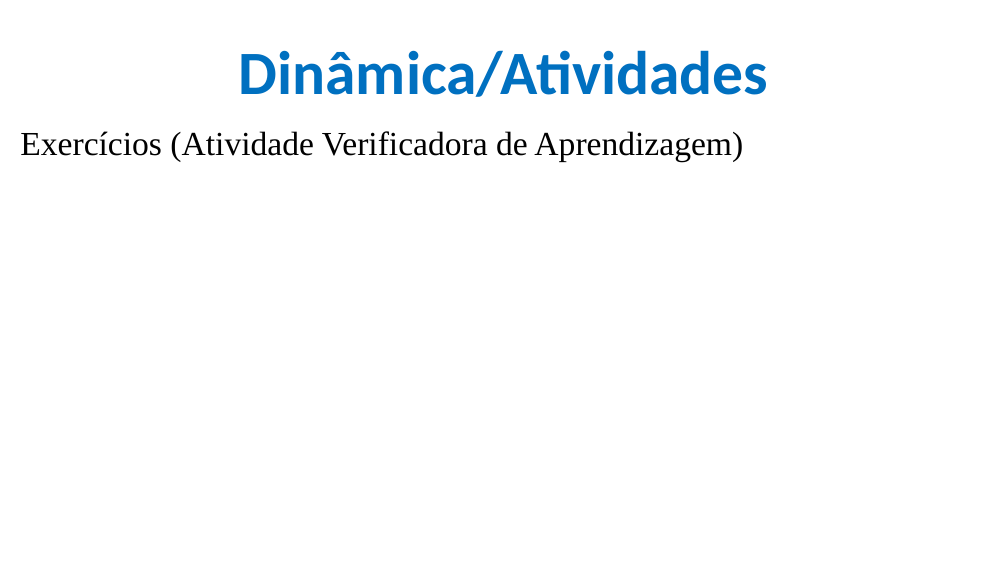
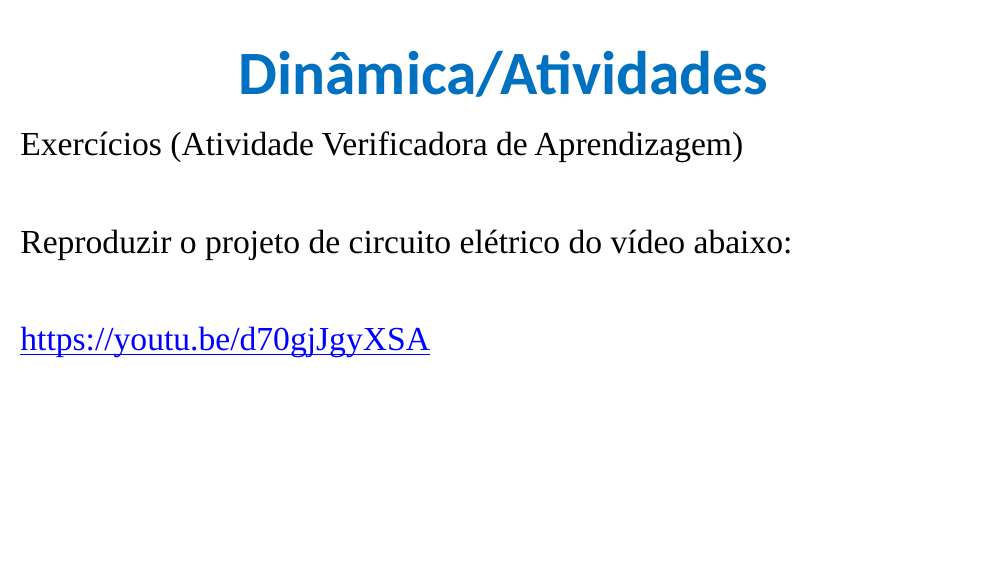
Before and after one commit to CloudEducationBrazil/WydenArea1AplicacaoCloudIndustria40Python, a slide deck: slide 23 of 01 Classes/Aula 03 - Aplicação Cloud Indústria 40 Python IoT Plataforma Arduino Tinkercad.pptx (slide 7 before the commit). Drawn at 1008x567 pixels with LibreOffice and Linux fonts; fonts in the diff are those of the drawing; background and template pictures are left out. Boxes give left, top, right and bottom in pixels: in the first picture for what was removed or moved away, otherwise in the second. Text is boxed around its words. In the diff, an @@ line names an element or a change of style, - is before the commit and + after.

```diff
--- a/01 Classes/Aula 03 - Aplicação Cloud Indústria 40 Python IoT Plataforma Arduino Tinkercad.pptx
+++ b/01 Classes/Aula 03 - Aplicação Cloud Indústria 40 Python IoT Plataforma Arduino Tinkercad.pptx
@@ text at (x1=20, y1=229, x2=793, y2=357): paragraphs added @@
+Reproduzir o projeto de circuito elétrico do vídeo abaixo:
+https://youtu.be/d70gjJgyXSA
```
Also in this commit, not shown: 5 other slides changed, 16 slides added, 1 other file.
